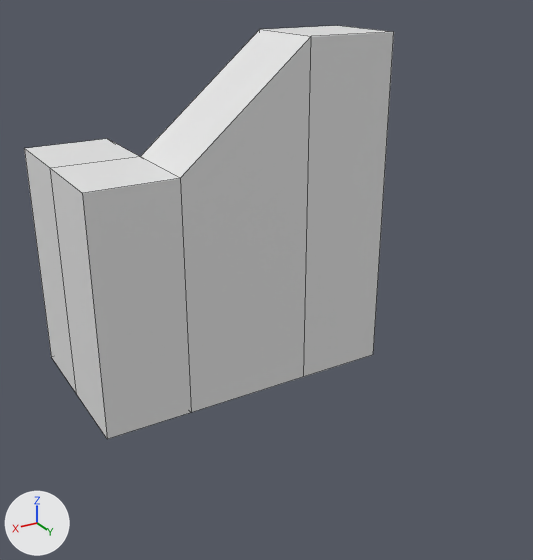
Before and after pictures for a commit that changed the FBX model Blender/FBX/Stairway/StairWay Mesh.fbx.
Camera for both pictures: a 50 mm camera at (4.02, 7.2, 5.3) aimed at (0.08, 0.63, 2.01). Arrows for +X, +Y and +Z are at lower left; the lights stay in place. Mesh edges are drawn as thin lines. Where no turn or scale is listed for an object, it has been applied to the vertices. Vertices at the same position are counted once.
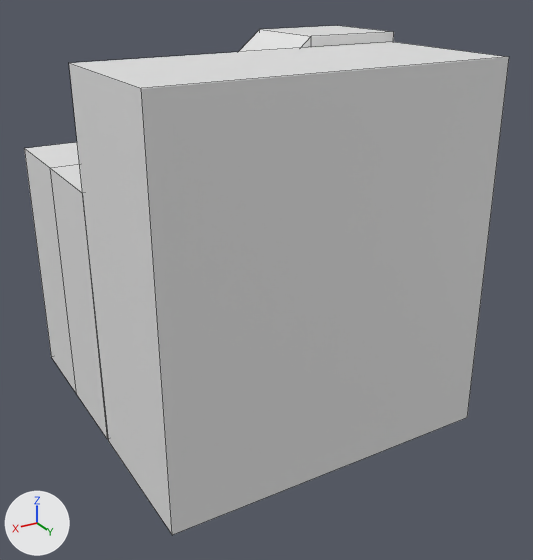
Changed parts and their boxes [x1, y1, x2, y2] in the pictures (533 x 560 px):
'Cube', reshaped (31% wider, 23% taller): before [24, 26, 394, 439]; after [24, 26, 509, 535]
part 1 of me_cube_467, added: after [69, 42, 509, 535]

Diff of the bpy script that builds the scene:
```diff
--- a/Blender/FBX/Stairway/StairWay Mesh.fbx.py
+++ b/Blender/FBX/Stairway/StairWay Mesh.fbx.py
@@ me_cube_467 @@
 me_cube_467.from_pydata(...)  # 34 vertices, 34 faces; spans x -1.0..2.51, y -2.23..0.84, z -1.0..2.89
 # used by ob_cube; location = (-0.38, -0.01, 1.74)
 # verts and faces of me_cube_467; kept vertices keep their numbers, new ones are numbered from 34
+# me_cube_467 part 1
+verts[34] = (-1.0, 0.88, -1.0)
+verts[35] = (-1.0, 0.84, 2.78)  # pixel (393, 41)
+verts[36] = (-1.0, 2.47, -1.0)  # pixel (467, 417)
+verts[37] = (-1.0, 2.43, 2.78)  # pixel (509, 56)
+for new, old in zip([*range(38, 42)], [*range(34, 38)]): verts[new] = verts[old] + (3.51, 0.0, 0.0)
+faces += [(34, 35, 37, 36), (36, 37, 41, 40), (38, 40, 41, 39), (34, 38, 39, 35), (34, 36, 40, 38), (35, 39, 41, 37)]
```
